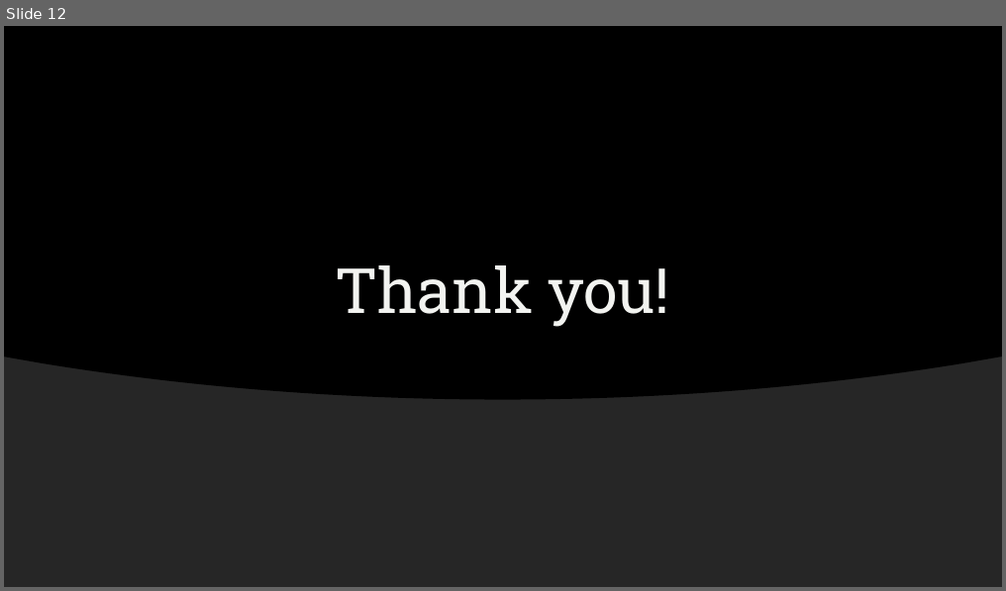
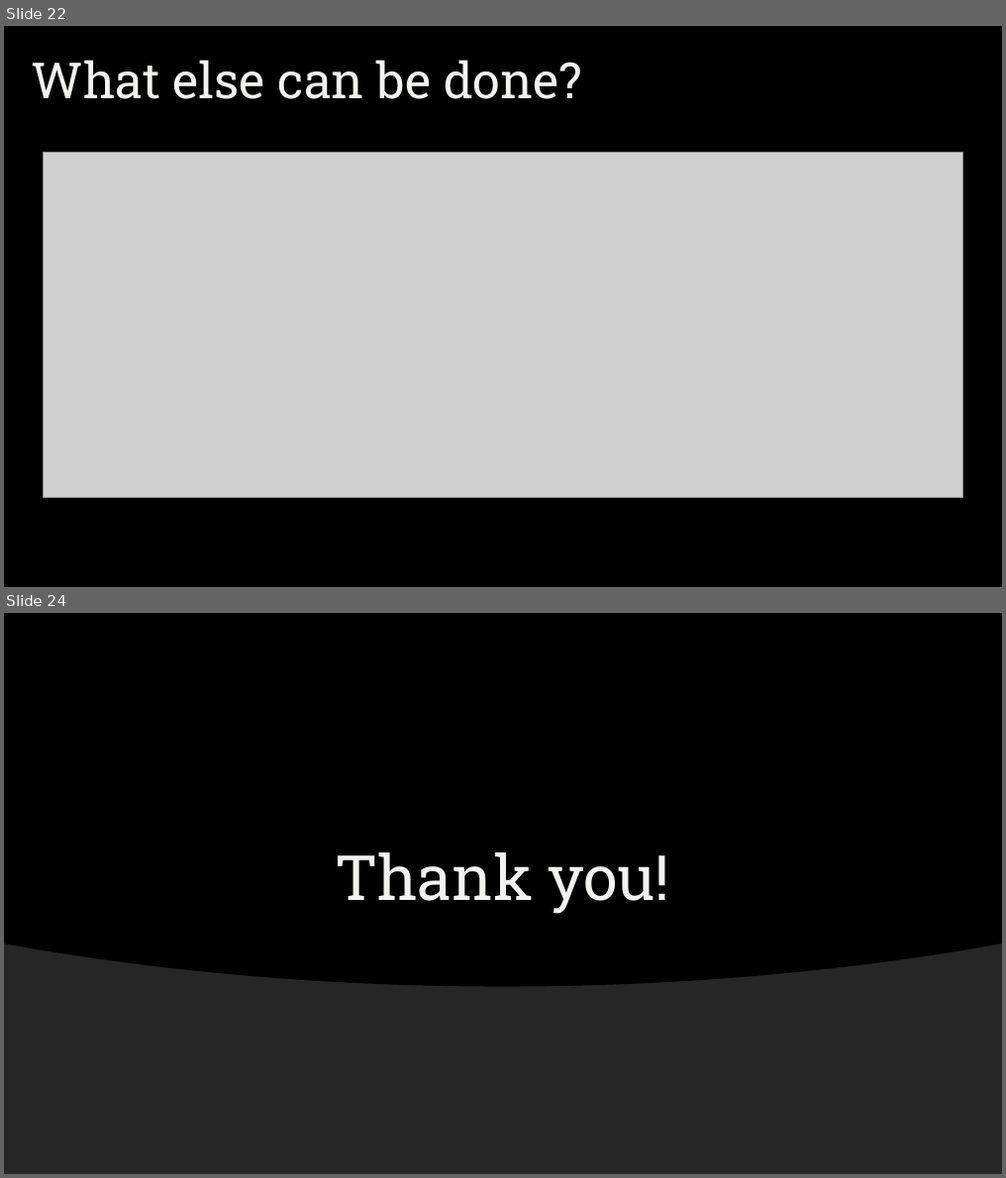
Before and after one commit to ekremdemirboga/modelling-calcium-oscillations-in-astrocytes, a slide deck: final/final.pptx. Shown one above the other, each under a label of ours: slide 12 before the commit, slides 22 and 24 after it; the slides between them are not shown. The pictures are 1006x591 and 1006x1178 pixels, drawn with LibreOffice and Linux fonts; fonts in the diff are those of the drawing; grey boxes stand for pictures; background and template pictures are left out. Boxes give left, top, right and bottom in pixels: in the first picture for what was removed or moved away, otherwise in the second. Text is boxed around its words. In the diff, an @@ line names an element or a change of style, - is before the commit and + after.

```diff
--- a/final/final.pptx
+++ b/final/final.pptx
@@ slide 22 added at box(4, 26, 1002, 587), background picture (left out) @@
@@ title added at box(32, 60, 582, 99), 48 pt, text #F2F3F0 @@
+What else can be done?
@@ picture added at box(43, 152, 962, 497) @@
@@ what was slide 12 is now slide 24 @@
```
Also in this commit, not shown: 2 slides changed, 16 other slides added, 5 slides removed, 3 other files.
